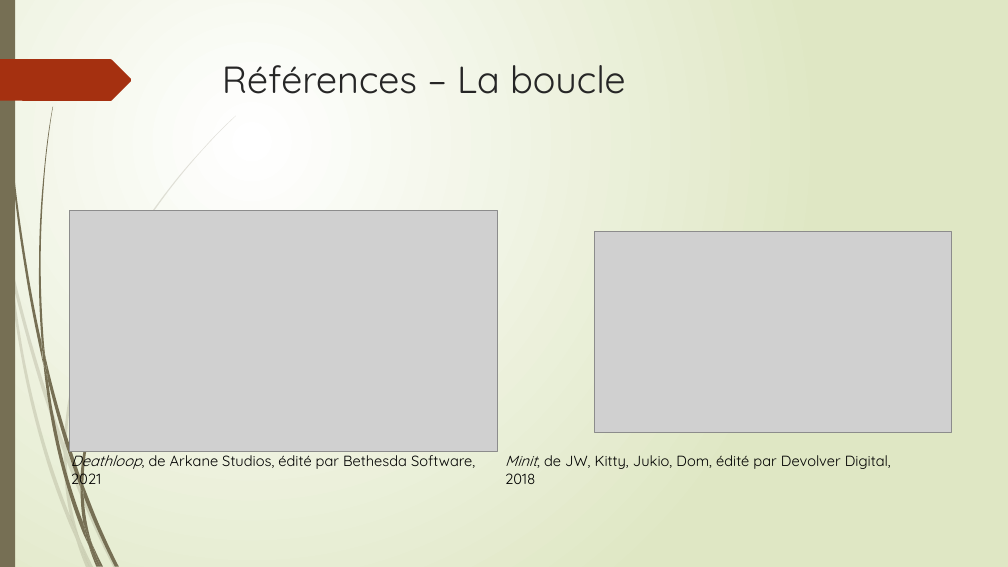
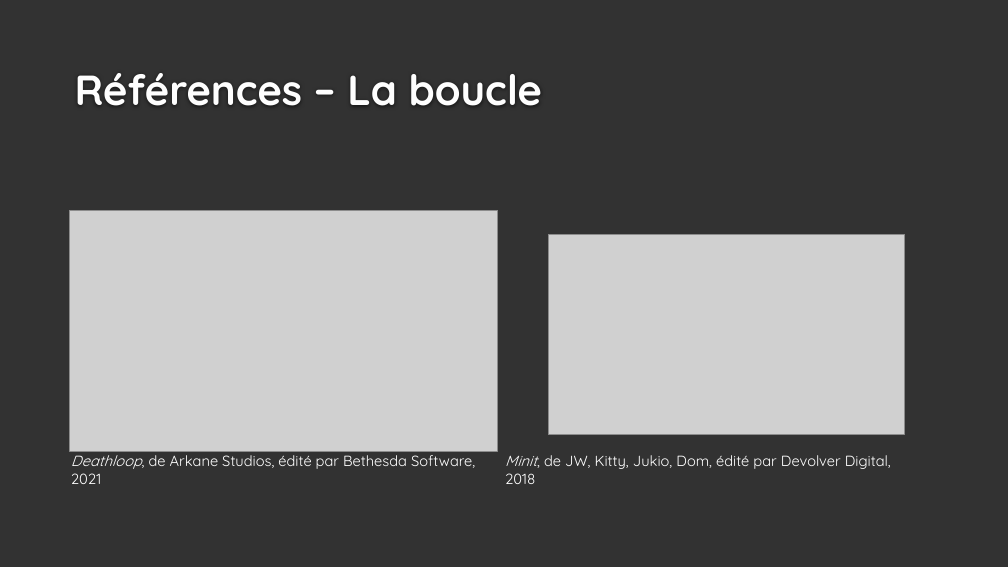
Before and after one commit to Quentingautier2B/Phainiks, a slide deck: slide 5 of Documents/Prez/Phainiks.pptx. Drawn at 1008x567 pixels with LibreOffice and Linux fonts; fonts in the diff are those of the drawing; grey boxes stand for pictures; background and template pictures are left out. Boxes give left, top, right and bottom in pixels: in the first picture for what was removed or moved away, otherwise in the second. Text is boxed around its words. In the diff, an @@ line names an element or a change of style, - is before the commit and + after.

```diff
--- a/Documents/Prez/Phainiks.pptx
+++ b/Documents/Prez/Phainiks.pptx
@@ background gradient #FFFFFF to #DFE8C4 to #323232 @@
@@ rectangle removed at (x1=0, y1=0, x2=15, y2=567) @@
@@ freeform shape removed at (x1=0, y1=59, x2=132, y2=101) @@
@@ title "Références – La boucle" moved from (x1=222, y1=65, x2=626, y2=94) to (x1=75, y1=73, x2=542, y2=106) @@
@@ title "Références – La boucle" at (x1=75, y1=73, x2=542, y2=106): size 36 to 40 pt, text colour #262626 to #FEFEFE, bold on; vertical alignment top to bottom @@
@@ picture moved from (x1=594, y1=231, x2=951, y2=432) to (x1=548, y1=234, x2=904, y2=435) @@
@@ text "Deathloop, de Arkane Studios, édité ..." at (x1=71, y1=450, x2=475, y2=484): text colour #000000 to #FFFFFF @@
@@ text "Minit, de JW, Kitty, Jukio, ..." at (x1=505, y1=455, x2=891, y2=484): text colour #000000 to #FFFFFF @@
@@ group removed at (x1=0, y1=116, x2=236, y2=567): 10 freeform shapes @@
@@ group removed at (x1=2, y1=0, x2=197, y2=567): 12 freeform shapes @@
```
Also in this commit, not shown: 8 other slides changed.
